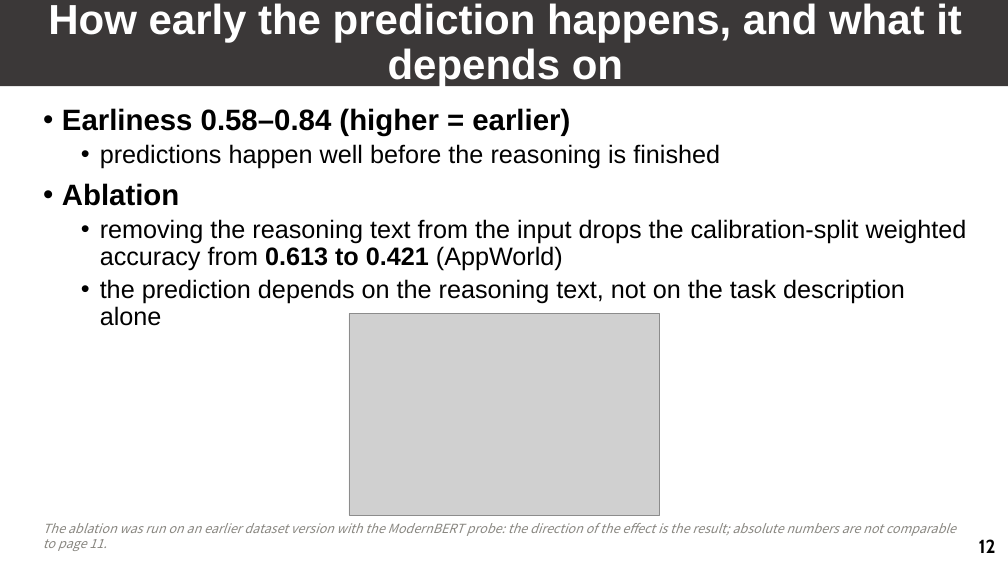
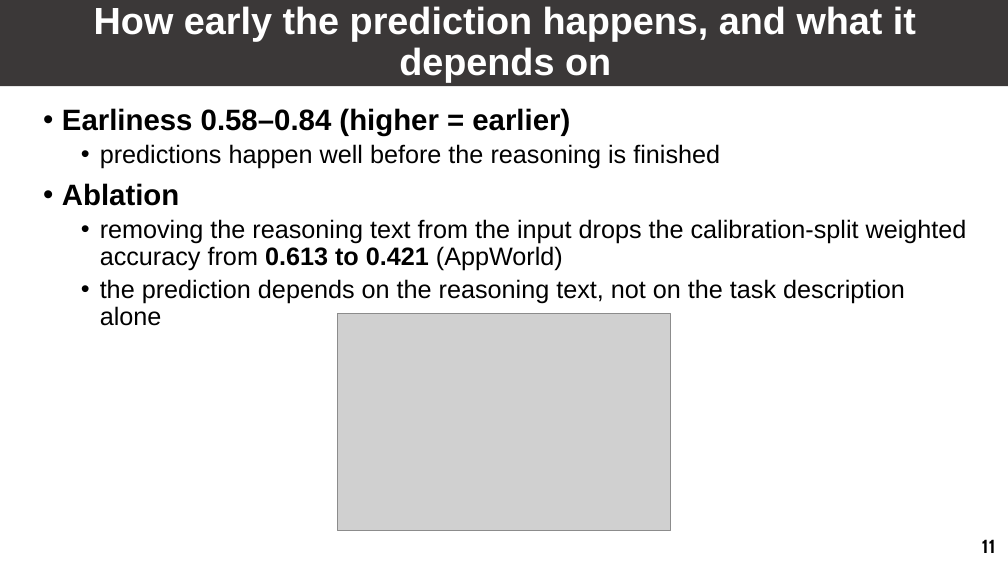
Before and after one commit to GuoYibo233/probe-agent, a slide deck: slide 12 of talks/20260809/slides.pptx (slide 13 before the commit). Drawn at 1008x567 pixels with LibreOffice and Linux fonts; fonts in the diff are those of the drawing; grey boxes stand for pictures. Boxes give left, top, right and bottom in pixels: in the first picture for what was removed or moved away, otherwise in the second. Text is boxed around its words. In the diff, an @@ line names an element or a change of style, - is before the commit and + after.

```diff
--- a/talks/20260809/slides.pptx
+++ b/talks/20260809/slides.pptx
@@ title "How early the prediction happens, ..." at (94,6,916,83): size 40 to 36 pt @@
@@ picture: place and size @@
-picture at (349,314,659,515)
+picture at (337,314,671,531)
@@ text removed at (43,523,956,551) @@
-The ablation was run on an earlier dataset version with the ModernBERT probe: the direction of the effect is the result; absolute numbers are not comparable to page 11.
@@ page number at (982,539,996,553): text changed @@
-12
+11
```
Also in this commit, not shown: 10 other slides changed, 1 slide removed, 11 other files.
